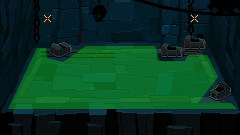
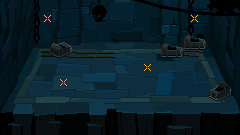
Layered file, before and after one edit (240 x 135). Changes by layer:
hid group "Areas" (1 layers) over [8, 46, 237, 109]
added layer "Floor1" in group "Placeholders" over [143, 63, 152, 72]
added layer "Floor2" in group "Placeholders" over [59, 78, 68, 87]
